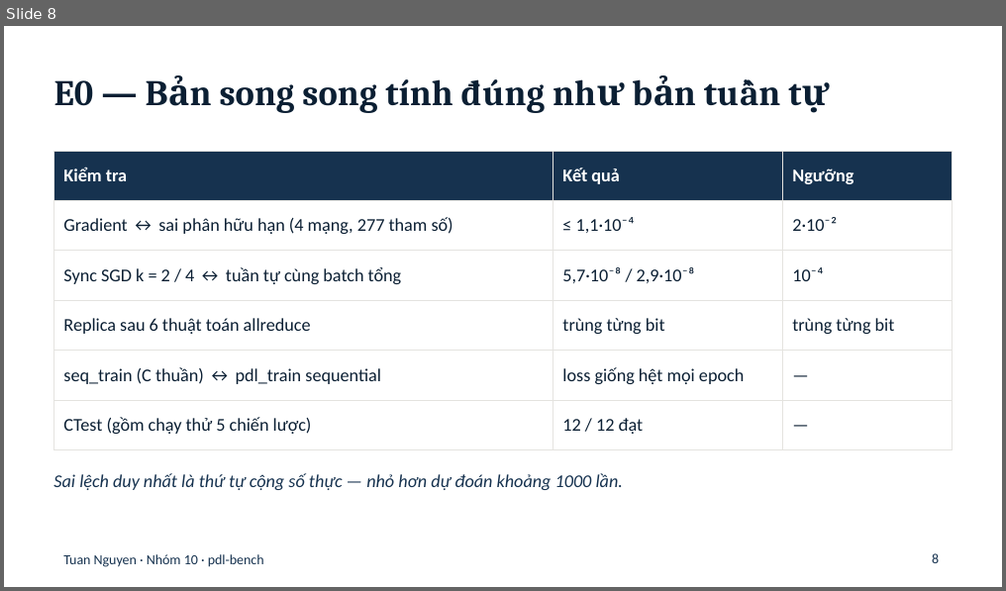
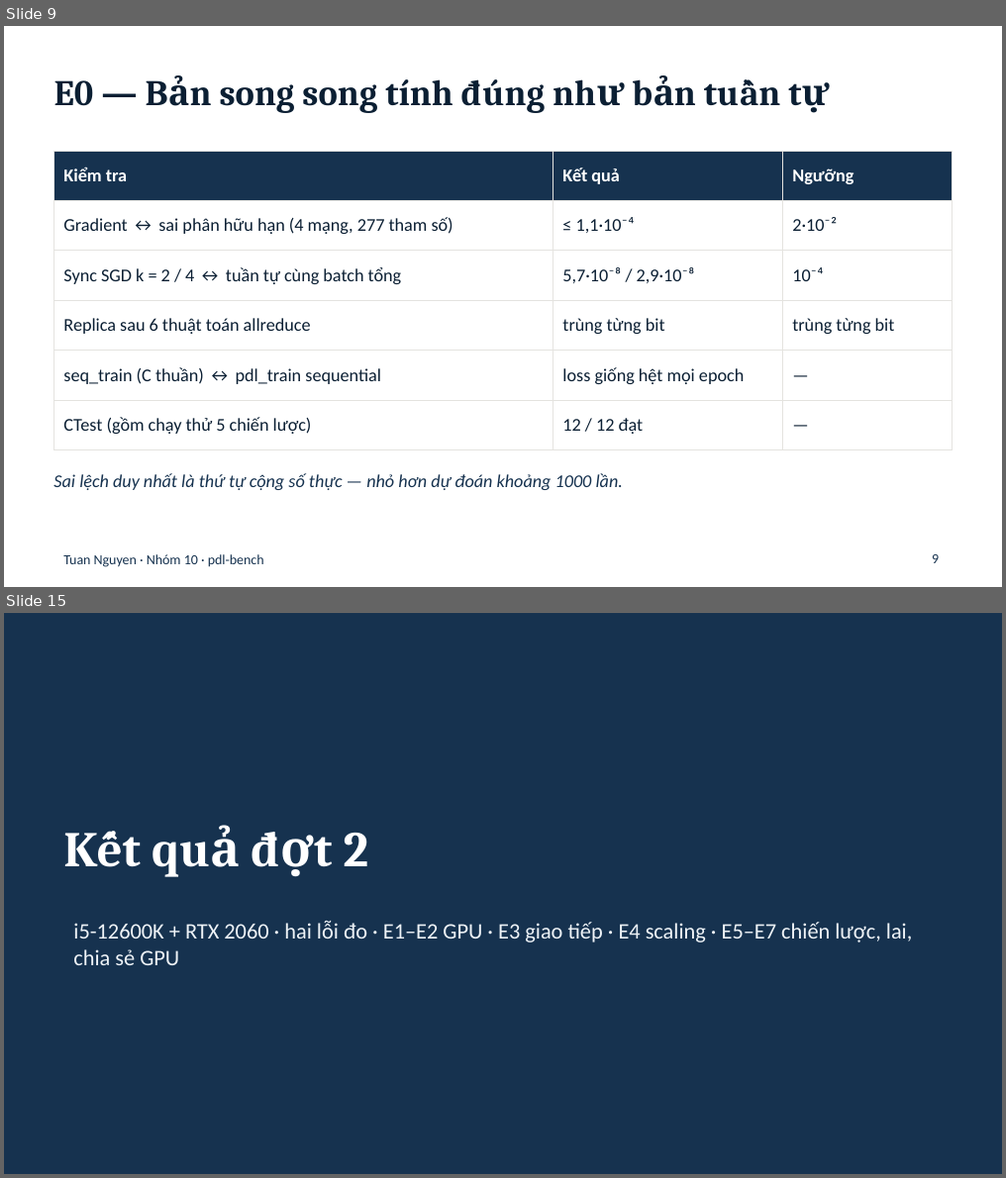
Before and after one commit to ducthinhh1002/High-Performance-Computing, a slide deck: tuannn/slides/tuannn-pdl-bench.pptx. Shown one above the other, each under a label of ours: slide 8 before the commit, slides 9 and 15 after it; the slides between them are not shown. The pictures are 1006x591 and 1006x1178 pixels, drawn with LibreOffice and Linux fonts; fonts in the diff are those of the drawing. Boxes give left, top, right and bottom in pixels: in the first picture for what was removed or moved away, otherwise in the second. Text is boxed around its words. In the diff, an @@ line names an element or a change of style, - is before the commit and + after.

Commit message:
Slide: thêm 9 slide đợt 2 (GPU, giao tiếp, scaling, lai, chiến lược, hai lỗi đo) và cập nhật slide cũ
Bảng đối chiếu bài báo, giới hạn và câu hỏi nghiên cứu cập nhật theo kết quả đợt 2. Hình đợt 2 là
ảnh từ report/figures. Bỏ các a:pPr lặp trong đoạn văn của file gốc.

```diff
--- a/tuannn/slides/tuannn-pdl-bench.pptx
+++ b/tuannn/slides/tuannn-pdl-bench.pptx
@@ slide 15 added at (4,613,1002,1174), background #16324F @@
@@ title added at (344,833,369,866), 36 pt, text #FFFFFF, bold @@
+Kết quả đợt 2
@@ text added at (73,921,913,965), 16 pt, text #EEF3F7 @@
+i5-12600K + RTX 2060 · hai lỗi đo · E1–E2 GPU · E3 giao tiếp · E4 scaling · E5–E7 chiến lược, lai, chia sẻ GPU
@@ what was slide 8 is now slide 9 @@
@@ page number at (932,555,939,564): text changed @@
-8
+9
```
Also in this commit, not shown: 11 slides changed, 8 other slides added.
